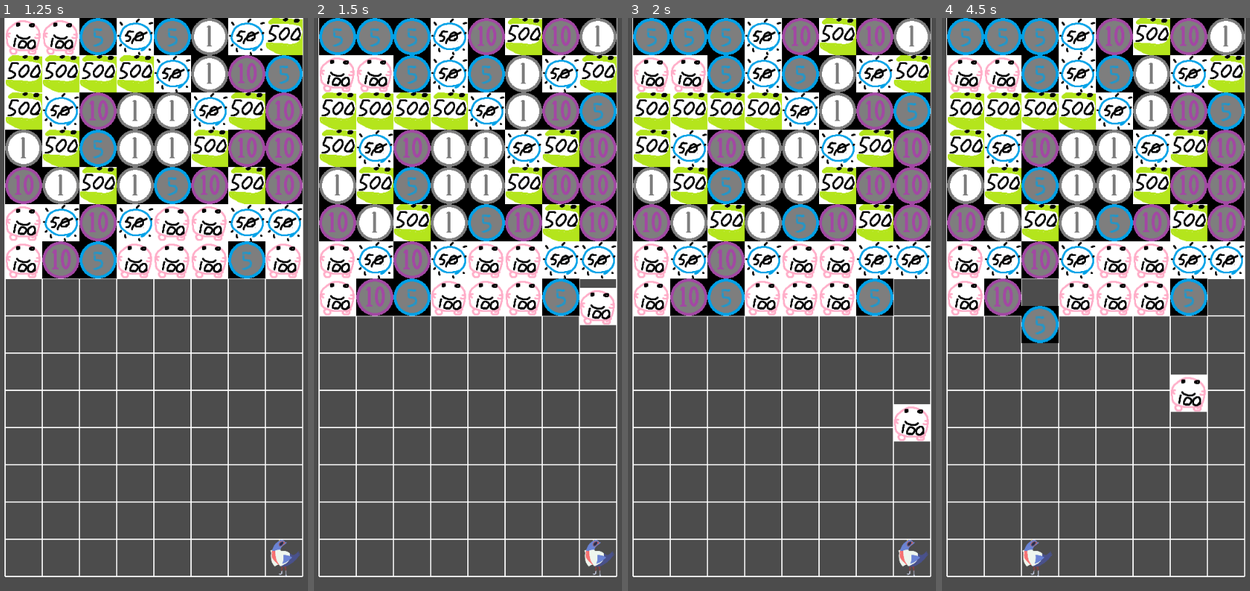
Above: before the commit, frames 1-4 (left to right).
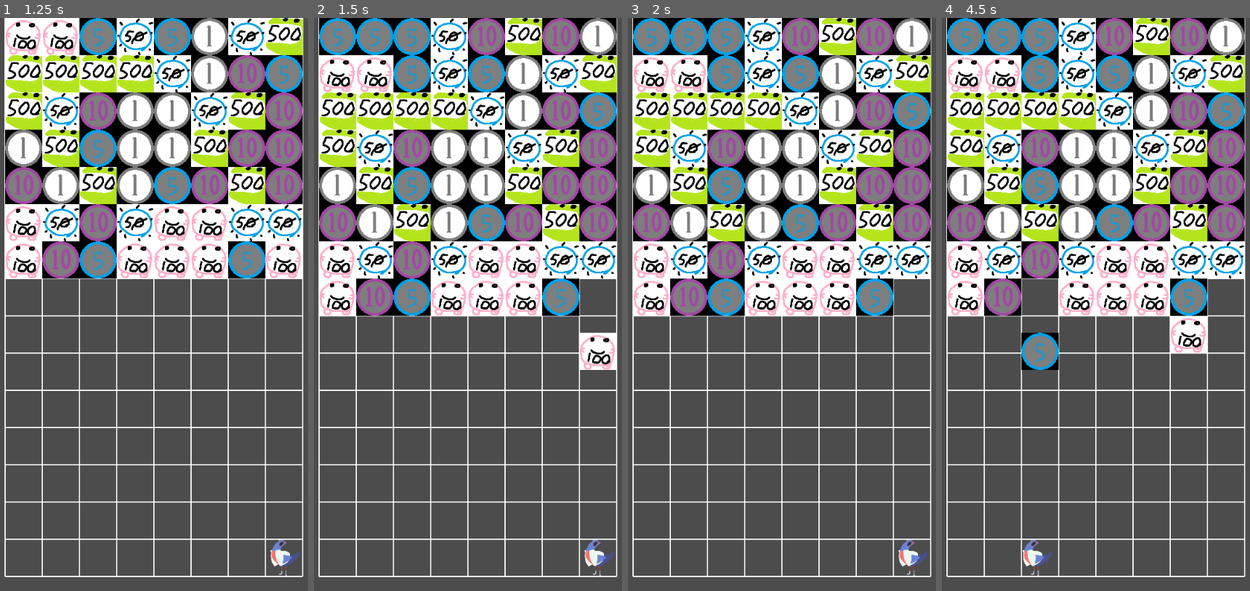
Above: after the commit, the same moments.

Repository: Alexzander-Stone/Money-Exchanger-Godot
Game: Godot game, scene res://Game.tscn
Two runs of this game, one before a commit and one after it. Both use one fixed random seed, a clock stepped at 60 frames per second and the inputs below.
Inputs:
- Up to frame 1 (1.25 s): tap Enter at 0.5 s; hold Right (ui_right) from 0.53 s (still down); tap X (deselect_coin) at 0.6 s
- Up to frame 2 (1.5 s): tap Space at 1.25 s; release Right (ui_right) at 1.28 s; hold Down (ui_down) from 1.28 s (still down); tap Z (select_coin) at 1.35 s
- Up to frame 3 (2 s): keep holding Down (ui_down)
- Up to frame 4 (4.5 s): release Down (ui_down) at 2.03 s; hold Right (ui_right) 2.03-2.78 s; tap X (deselect_coin) at 2.1, 3.6 s; hold Up (ui_up) 2.78-3.53 s; tap Z (select_coin) at 2.85, 4.35 s; hold Left (ui_left) from 3.53 s (still down)

Frame 1 is identical in both runs. In frame 2, 1.5% of the frame differs, in the area x 86-99%, y 47-62%; in frame 3, 0.8%; in frame 4, 2.8%, in the area x 25-87%, y 50-69%.

Commit message:
Updated Speed
Changed speed to be faster.

Diff:
--- a/Coin.gd
+++ b/Coin.gd
@@ -3,7 +3,7 @@
 var direction = Vector2()
 var velocity
 
-const MAX_SPEED = 400
+const MAX_SPEED = 800
 const DOWN = Vector2(0, 1)
 const UP = Vector2(0, -1)
 
--- a/Coin.tscn
+++ b/Coin.tscn
@@ -2,15 +2,15 @@
 
 [ext_resource path="res://Coin.gd" type="Script" id=1]
 [ext_resource path="res://Five Hundred.png" type="Texture" id=2]
-[ext_resource path="res://Ten.png" type="Texture" id=3]
+[ext_resource path="res://Five.png" type="Texture" id=3]
 [ext_resource path="res://Hundred.png" type="Texture" id=4]
-[ext_resource path="res://Fifty.png" type="Texture" id=5]
-[ext_resource path="res://Five.png" type="Texture" id=6]
-[ext_resource path="res://One.png" type="Texture" id=7]
-[ext_resource path="res://combo1.png" type="Texture" id=8]
-[ext_resource path="res://combo2.png" type="Texture" id=9]
-[ext_resource path="res://combo3.png" type="Texture" id=10]
-[ext_resource path="res://combo4.png" type="Texture" id=11]
+[ext_resource path="res://combo1.png" type="Texture" id=5]
+[ext_resource path="res://combo2.png" type="Texture" id=6]
+[ext_resource path="res://combo3.png" type="Texture" id=7]
+[ext_resource path="res://combo4.png" type="Texture" id=8]
+[ext_resource path="res://Ten.png" type="Texture" id=9]
+[ext_resource path="res://One.png" type="Texture" id=10]
+[ext_resource path="res://Fifty.png" type="Texture" id=11]
 
 [sub_resource type="SpriteFrames" id=1]
 
@@ -22,7 +22,7 @@
 }, {
 "frames": [ ExtResource( 3 ) ],
 "loop": true,
-"name": "Ten",
+"name": "Five",
 "speed": 5.0
 }, {
 "frames": [ ExtResource( 4 ) ],
@@ -30,31 +30,31 @@
 "name": "Hundred",
 "speed": 5.0
 }, {
-"frames": [ ExtResource( 5 ) ],
+"frames": [ ExtResource( 5 ), ExtResource( 6 ), ExtResource( 7 ), ExtResource( 8 ), ExtResource( 7 ), ExtResource( 6 ) ],
 "loop": true,
-"name": "Fifty",
+"name": "Combo",
 "speed": 5.0
 }, {
-"frames": [ ExtResource( 6 ) ],
+"frames": [ ExtResource( 9 ) ],
 "loop": true,
-"name": "Five",
+"name": "Ten",
 "speed": 5.0
 }, {
-"frames": [ ExtResource( 7 ) ],
+"frames": [ ExtResource( 10 ) ],
 "loop": true,
 "name": "One",
 "speed": 5.0
 }, {
-"frames": [ ExtResource( 8 ), ExtResource( 9 ), ExtResource( 10 ), ExtResource( 11 ), ExtResource( 10 ), ExtResource( 9 ) ],
+"frames": [ ExtResource( 11 ) ],
 "loop": true,
-"name": "Combo",
+"name": "Fifty",
 "speed": 5.0
 } ]
 
 [node name="Coin" type="Node2D" index="0"]
 
 script = ExtResource( 1 )
-_sections_unfolded = [ "Transform" ]
+_sections_unfolded = [ "Pause", "Transform", "Visibility", "Z Index" ]
 time_for_death = 1
 
 [node name="AnimatedSprite" type="AnimatedSprite" parent="." index="0"]
@@ -63,12 +63,3 @@
 animation = "One"
 playing = true
 _sections_unfolded = [ "Transform" ]
-
-[node name="Tween" type="Tween" parent="." index="1"]
-
-repeat = false
-playback_process_mode = 1
-playback_speed = 1.0
-playback/active = false
-playback/repeat = false
-playback/speed = 1.0
--- a/Game.tscn
+++ b/Game.tscn
@@ -3,7 +3,7 @@
 [ext_resource path="res://Grid.gd" type="Script" id=1]
 [ext_resource path="res://Grid Visualizer.gd" type="Script" id=2]
 
-[node name="Game" type="Node" index="0"]
+[node name="Game" type="Node"]
 
 [node name="Grid" type="TileMap" parent="." index="0"]
 
